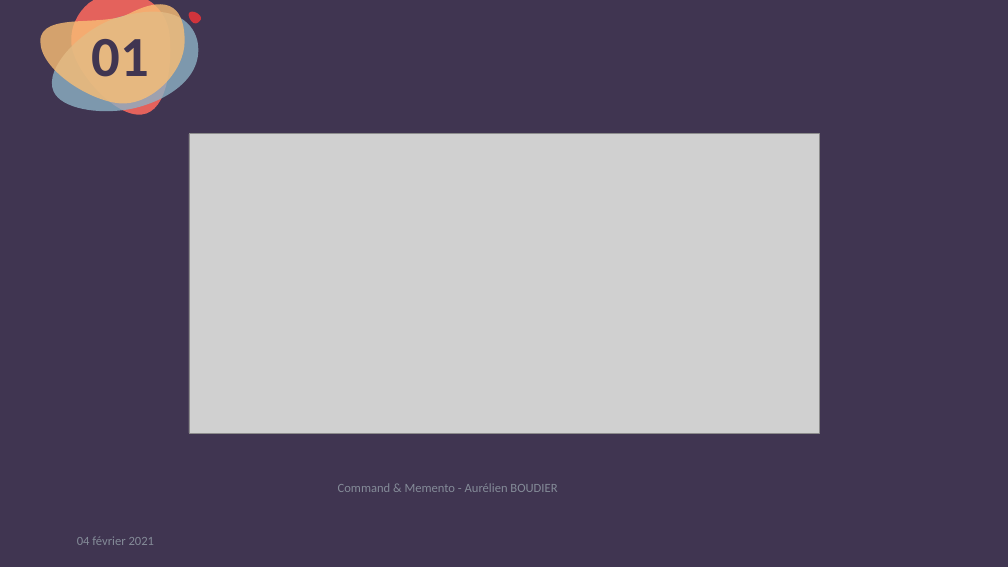
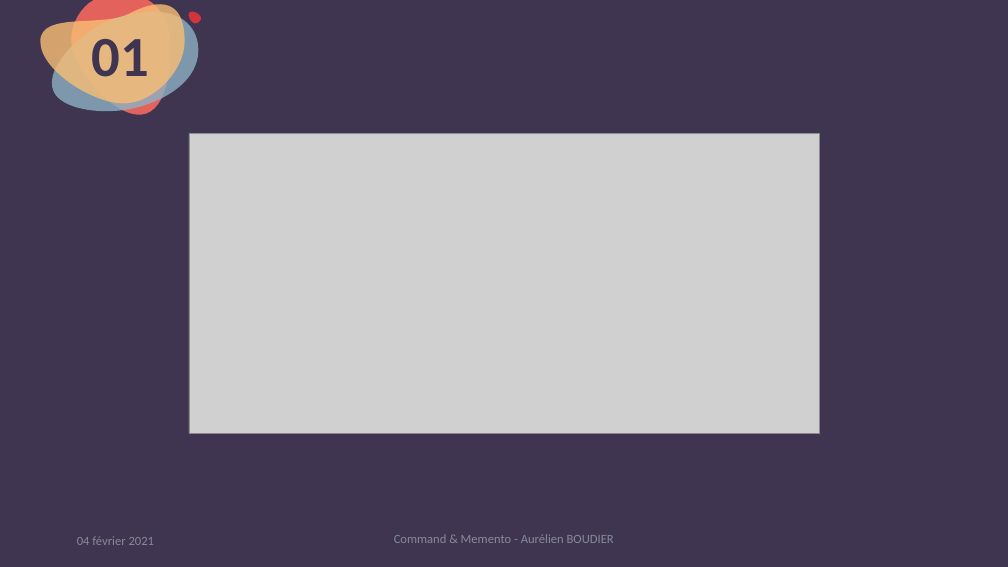
Before and after one commit to kyweez/CDA-14-DESIGN-PATTERN, a slide deck: slide 6 of 01-Powerpoint-presentation/PowerpointPresentation.pptx. Drawn at 1008x567 pixels with LibreOffice and Linux fonts; fonts in the diff are those of the drawing; grey boxes stand for pictures. Boxes give left, top, right and bottom in pixels: in the first picture for what was removed or moved away, otherwise in the second. Text is boxed around its words. In the diff, an @@ line names an element or a change of style, - is before the commit and + after.

```diff
--- a/01-Powerpoint-presentation/PowerpointPresentation.pptx
+++ b/01-Powerpoint-presentation/PowerpointPresentation.pptx
@@ text "Command & Memento - Aurélien ...": place and size @@
-text "Command & Memento - Aurélien ..." at box(338, 483, 557, 492)
+text "Command & Memento - Aurélien ..." at box(394, 534, 614, 543)
```
Also in this commit, not shown: 3 other slides changed, 2 slides added, 3 other files.
